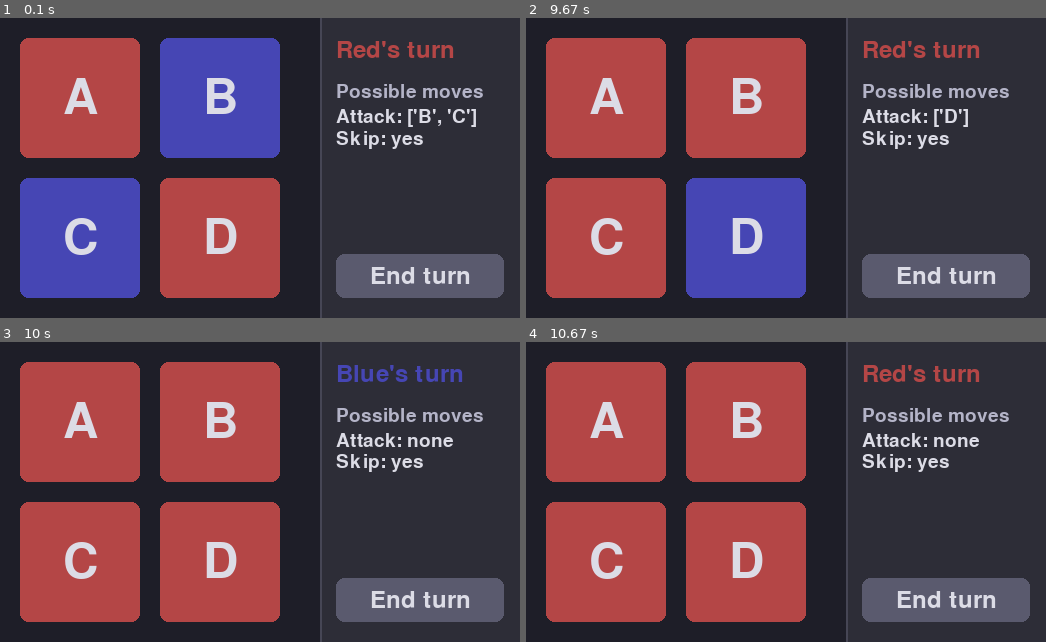
Above: before the commit, frames 1-4 (two rows, left to right).
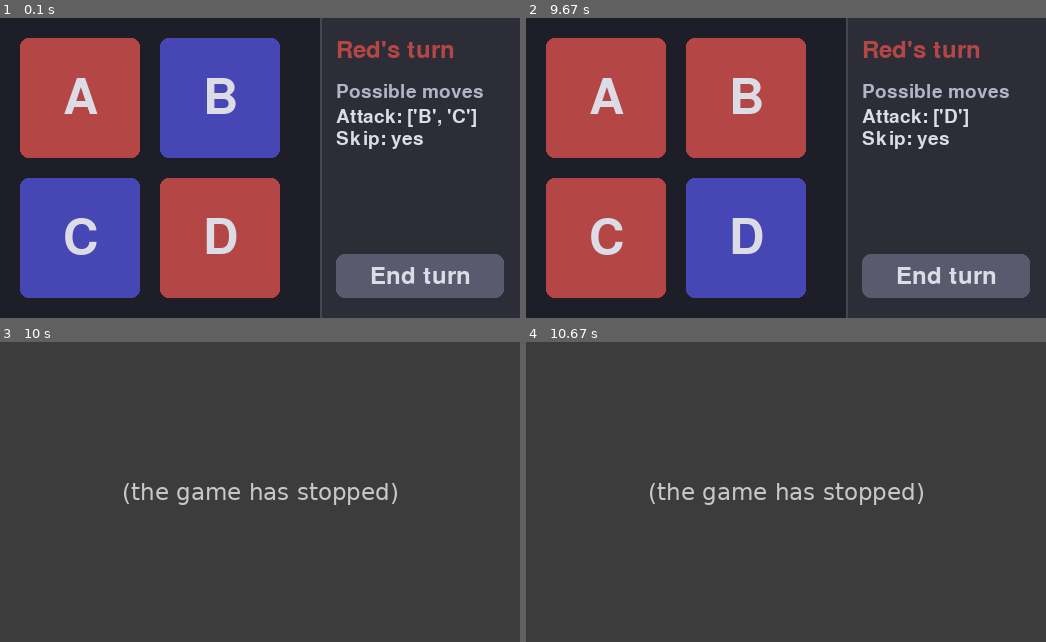
Above: after the commit, the same moments.

Repository: cecil185/axis
Game: pygame game, started from src/game.py
The game is run twice, just before and just after one commit, with the same random seed, the same clock (stepped at 60 frames per second) and the same inputs.
Inputs (mouse positions are in pixels of both pictures, inside the frame that each line leads up to):
- Up to frame 1 (0.1 s): no input
- Up to frame 2 (9.67 s): click "B" at 0.38 s; click (593, 138) at 0.72 s; click (645, 153) at 1.05 s; click "End turn" at 1.95 s; click (978, 270) at 2.28 s; click "A" at 3.18 s; click (874, 273) at 3.52 s; click "End turn" at 4.42 s; click (630, 180) at 4.75 s; click (656, 213) at 5.08 s; click (656, 264) at 5.98 s; click (884, 261) at 6.32 s; click (978, 282) at 6.65 s; click (786, 60) at 6.98 s; click "A" at 7.88 s; click (791, 213) at 8.22 s; click (754, 108) at 8.55 s; click (952, 273) at 8.88 s
- Up to frame 3 (10 s): click "D" at 9.78 s
- Up to frame 4 (10.67 s): click (942, 585) at 10.12 s

Frames 1-2 are identical in both runs. In frame 3, 69% of the frame differs, in the area x 0-97%, y 0-100%; in frame 4, 69%.
After the commit the program exited at 9.78 s; later frames show no game.

Commit message:
feat: add winner() and is_game_over() for 4-territory win (axis-ycq)
- winner() returns team that owns all four territories or None
- is_game_over() true iff winner() is not None
- Game loop exits when is_game_over() after combat/ownership change
- Tests: 2-2, 3-1, 4-0 and winner()/is_game_over()

Made-with: Cursor

Diff:
--- a/src/__init__.py
+++ b/src/__init__.py
@@ -9,6 +9,8 @@
     set_owner,
     TerritoryId,
     Team,
+    winner,
+    is_game_over,
 )
 from .state import current_team, end_turn
 from .valid_actions import can_skip, valid_attack_targets
@@ -25,6 +27,8 @@
     "set_owner",
     "TerritoryId",
     "Team",
+    "winner",
+    "is_game_over",
     "current_team",
     "end_turn",
     "valid_attack_targets",
--- a/src/game.py
+++ b/src/game.py
@@ -9,6 +9,7 @@
     GRID_ROWS,
     GRID_COLS,
     get_territory_at,
+    is_game_over,
     owner,
     set_owner,
     TerritoryId,
@@ -177,6 +178,8 @@
         _draw_grid(screen, font)
         _draw_sidebar(screen, sidebar, small_font, btn_font)
         pygame.display.flip()
+        if is_game_over():
+            break
         clock.tick(FPS)
 
     pygame.quit()
--- a/src/territory.py
+++ b/src/territory.py
@@ -68,3 +68,17 @@
 def set_owner(tid: TerritoryId, team: Team) -> None:
     """Set the owner of the territory."""
     _owners[tid] = team
+
+
+def winner() -> Team | None:
+    """Return the team that owns all four territories, or None if game is not over."""
+    first = owner(ALL_TERRITORY_IDS[0])
+    for tid in ALL_TERRITORY_IDS[1:]:
+        if owner(tid) != first:
+            return None
+    return first
+
+
+def is_game_over() -> bool:
+    """Return True iff one team owns all four territories (winner() is not None)."""
+    return winner() is not None
--- a/tests/test_territory.py
+++ b/tests/test_territory.py
@@ -9,6 +9,8 @@
     owner,
     set_owner,
     TerritoryId,
+    winner,
+    is_game_over,
 )
 
 RED, BLUE = TEAMS[0], TEAMS[1]
@@ -83,3 +85,56 @@
     assert owner("A") == BLUE
     set_owner("A", RED)
     assert owner("A") == RED
+
+
+def test_is_game_over_false_when_2_2() -> None:
+    """Initial state: Red A,D and Blue B,C (2-2). Game not over."""
+    assert not is_game_over()
+
+
+def test_is_game_over_false_when_3_1() -> None:
+    """Red owns A,B,D; Blue owns C (3-1). Game not over."""
+    set_owner("B", RED)
+    try:
+        assert not is_game_over()
+    finally:
+        set_owner("B", BLUE)
+
+
+def test_is_game_over_true_when_4_0() -> None:
+    """One team owns all four territories. Game over."""
+    for tid in ALL_TERRITORY_IDS:
+        set_owner(tid, RED)
+    try:
+        assert is_game_over()
+    finally:
+        set_owner("A", RED)
+        set_owner("B", BLUE)
+        set_owner("C", BLUE)
+        set_owner("D", RED)
+
+
+def test_winner_returns_none_when_not_game_over() -> None:
+    """winner() is None when no team owns all four."""
+    assert winner() is None
+    set_owner("B", RED)
+    try:
+        assert winner() is None
+    finally:
+        set_owner("B", BLUE)
+
+
+def test_winner_returns_team_when_4_0() -> None:
+    """winner() returns the team that owns all four territories."""
+    for tid in ALL_TERRITORY_IDS:
+        set_owner(tid, RED)
+    try:
+        assert winner() == RED
+        for tid in ALL_TERRITORY_IDS:
+            set_owner(tid, BLUE)
+        assert winner() == BLUE
+    finally:
+        set_owner("A", RED)
+        set_owner("B", BLUE)
+        set_owner("C", BLUE)
+        set_owner("D", RED)
